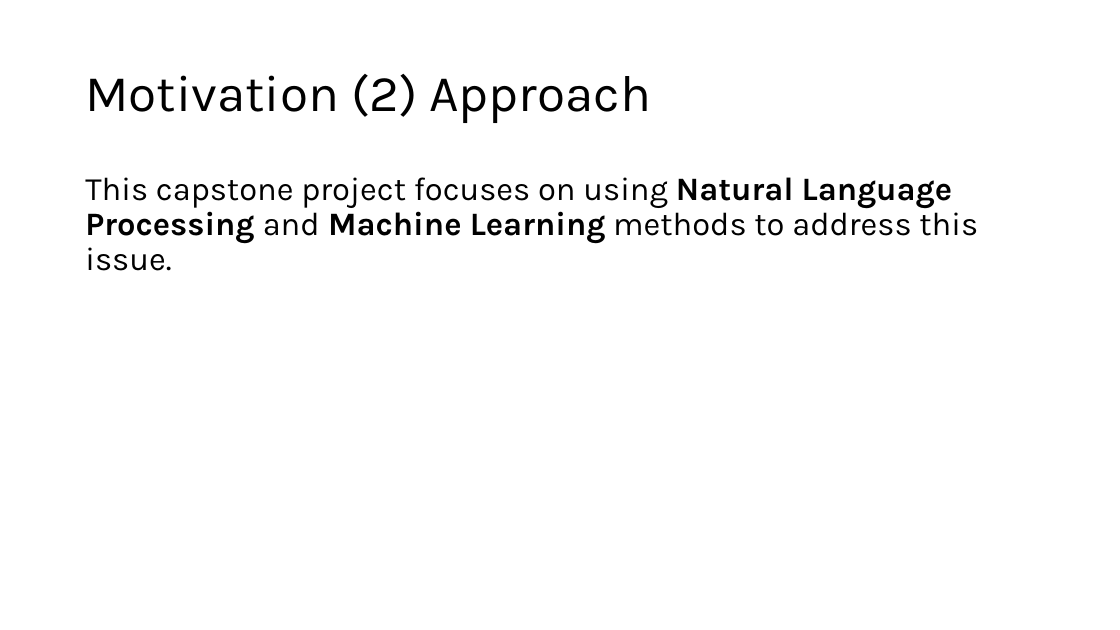
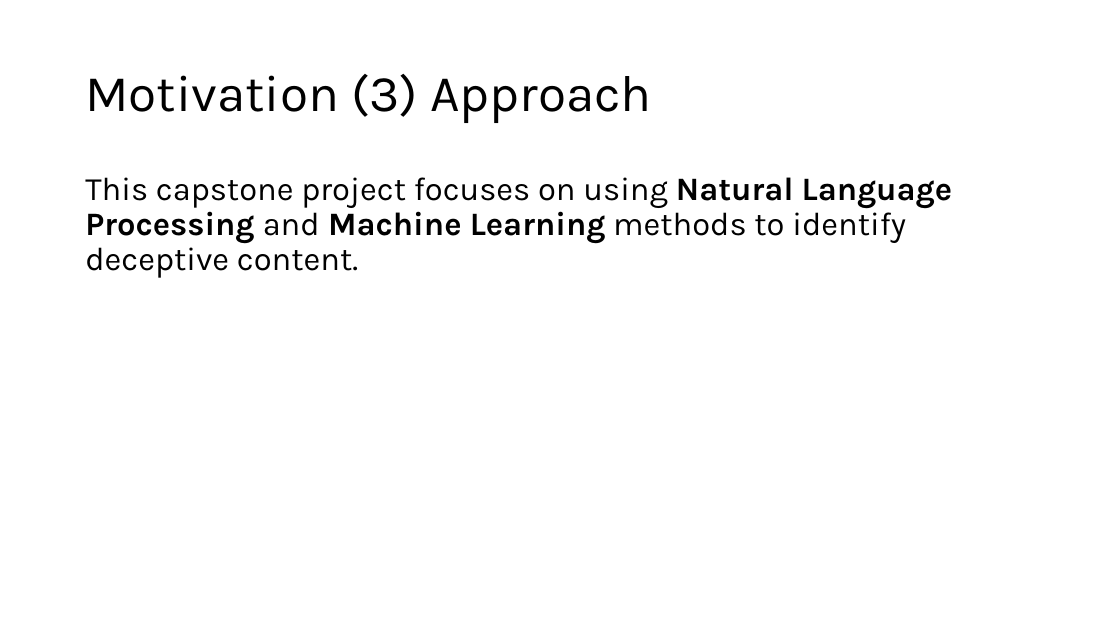
Before and after one commit to chrisgian/Capstone2-NLP-Hotel-Reviews, a slide deck: slide 5 of NLP 2 - Hotel Reviews Deliverable.pptx (slide 4 before the commit). Drawn at 1120x630 pixels with LibreOffice and Linux fonts; fonts in the diff are those of the drawing. Boxes give left, top, right and bottom in pixels: in the first picture for what was removed or moved away, otherwise in the second. Text is boxed around its words. In the diff, an @@ line names an element or a change of style, - is before the commit and + after.

```diff
--- a/NLP 2 - Hotel Reviews Deliverable.pptx
+++ b/NLP 2 - Hotel Reviews Deliverable.pptx
@@ title at (85, 74, 652, 123): text changed @@
-Motivation (2) Approach
+Motivation (3) Approach
@@ text at (85, 177, 952, 278): text changed @@
-This capstone project focuses on using Natural Language Processing and Machine Learning methods to address this issue.
+This capstone project focuses on using Natural Language Processing and Machine Learning methods to identify deceptive content.
```
Also in this commit, not shown: 3 other slides changed, 1 slide added, 2 other files.
